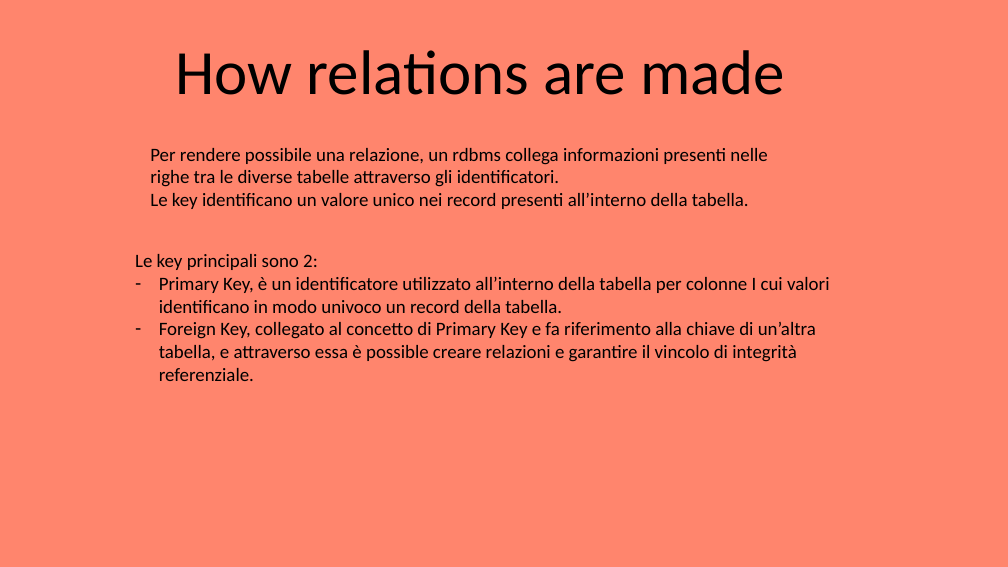
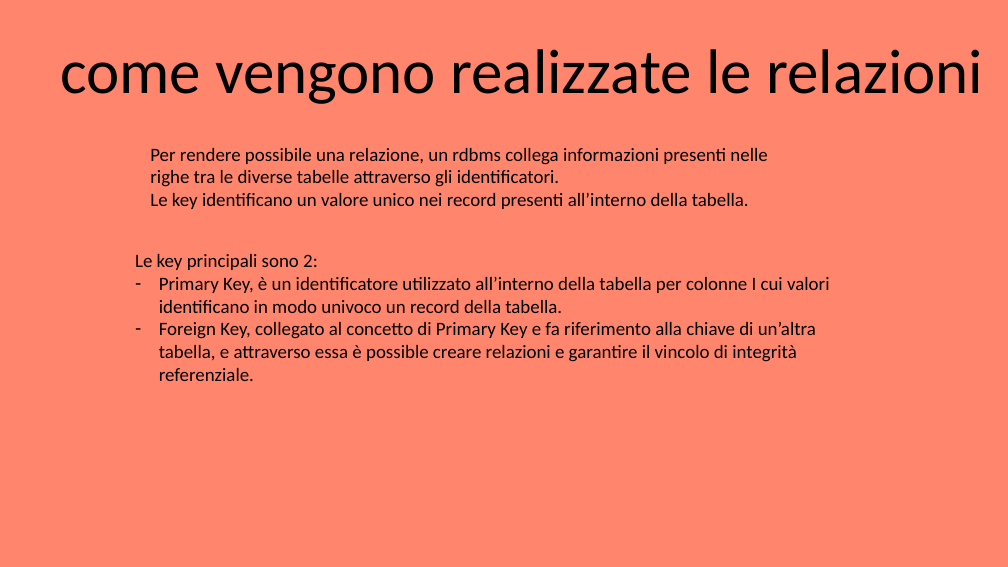
Before and after one commit to EmanueleCitarella/presentationAS, a slide deck: slide 10 of Sql vs NoSql.pptx. Drawn at 1008x567 pixels with LibreOffice and Linux fonts; fonts in the diff are those of the drawing. Boxes give left, top, right and bottom in pixels: in the first picture for what was removed or moved away, otherwise in the second. Text is boxed around its words. In the diff, an @@ line names an element or a change of style, - is before the commit and + after.

```diff
--- a/Sql vs NoSql.pptx
+++ b/Sql vs NoSql.pptx
@@ title at (60,49,983,104): text changed @@
-How relations are made
+come vengono realizzate le relazioni
```
Also in this commit, not shown: 22 other slides changed, 1 slide added, 2 slides removed, 1 other file.
